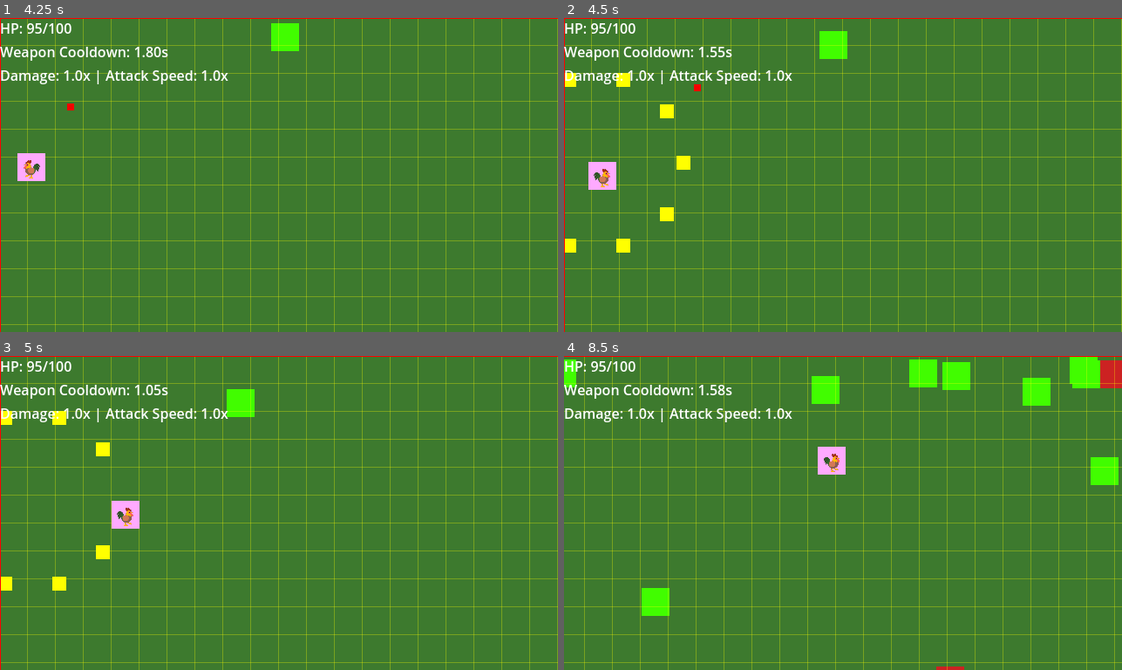
Above: before the commit, frames 1-4 (two rows, left to right).
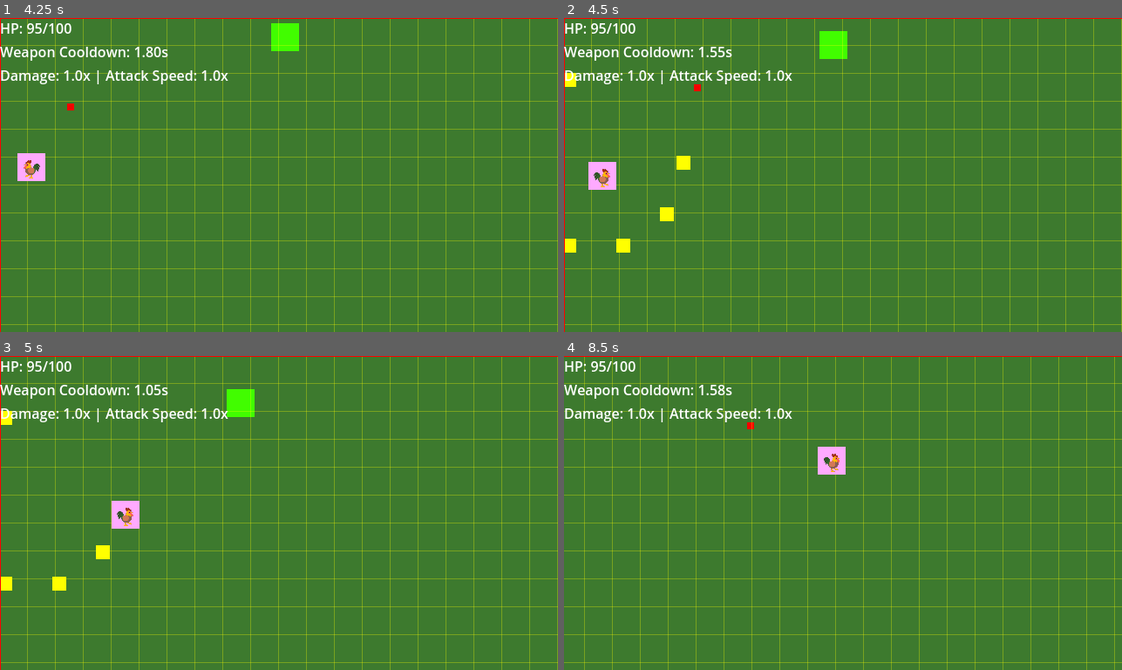
Above: after the commit, the same moments.

Repository: thejoshyee/sarimanok-game
Game: Godot game, scene res://main.tscn
Same seed, same stepped clock (60 frames per second), same inputs: the game is played once before the commit and once after it.
Inputs:
- Up to frame 1 (4.25 s): tap Enter (ui_accept) at 0.5, 0.77, 1.52, 2, 3.02, 3.77 s; hold Up (move_up) 0.53-2.03 s; tap Space (ui_select) at 0.6, 1.35, 2.3, 3.05, 3.8 s; hold 1 2.03-2.78 s; hold A (move_left) 2.03-3.53 s; tap 2 at 2.85 s; hold S (move_down) from 3.53 s (still down); hold 3 from 3.53 s (still down)
- Up to frame 2 (4.5 s): release S (move_down) at 4.28 s; release 3 at 4.28 s; hold Right (move_right) from 4.28 s (still down); tap Space (ui_select) at 4.35 s
- Up to frame 3 (5 s): keep holding Right (move_right); tap Enter (ui_accept) at 4.52 s
- Up to frame 4 (8.5 s): release Right (move_right) at 5.03 s; hold Up (move_up) 5.03-5.78 s; tap Space (ui_select) at 5.1, 6.05, 6.8, 7.55, 8.1 s; hold Right (move_right) 5.78-8.03 s; tap 1 at 5.85 s; tap Enter (ui_accept) at 6.02, 6.77, 7.52 s; hold 2 6.53-7.28 s; tap 3 at 7.35 s; hold S (move_down) from 8.03 s (still down)

Frame 1 is identical in both runs. In frame 2, 0.2% of the frame differs, in the area x 9-20%, y 17-32%; in frame 3, 0.2%; in frame 4, 3.8%, in the area x 0-100%, y 0-100%.
Error after the commit: Trying to assign invalid previously freed instance. (res://scripts/pooling/typed_pool.gd:28)

Commit message:
fix: physics callback errors with call_deferred in player death and pool despawn fallback

Diff:
--- a/game/autoloads/pool_manager.gd
+++ b/game/autoloads/pool_manager.gd
@@ -61,7 +61,7 @@
 	return pool.acquire(pos)
 
 
-# return an object to its pool
+# return an object to its pool (or queue_free if not pooled)
 func despawn(node: Node) -> void:
 	# find which pool this node belongs to
 	for pool in _pools.values():
@@ -69,7 +69,9 @@
 			pool.release(node)
 			return
 
-	push_warning("Object not found in any pool: %s" % node.name)
+	# Object wasn't spawned from pool - just queue_free it
+	# This handles manually placed objects or test instances gracefully
+	node.call_deferred("queue_free")
 
 
 # warm up all registered pools
--- a/game/scripts/player/player.gd
+++ b/game/scripts/player/player.gd
@@ -77,8 +77,8 @@
 func die() -> void:
 	player_died.emit()
 	print("Player died")
-	# for now restart the scene
-	get_tree().reload_current_scene()
+	# Use call_deferred to avoid removing collision objects during physics callback
+	get_tree().call_deferred("reload_current_scene")
 
 
 func _ready() -> void:
